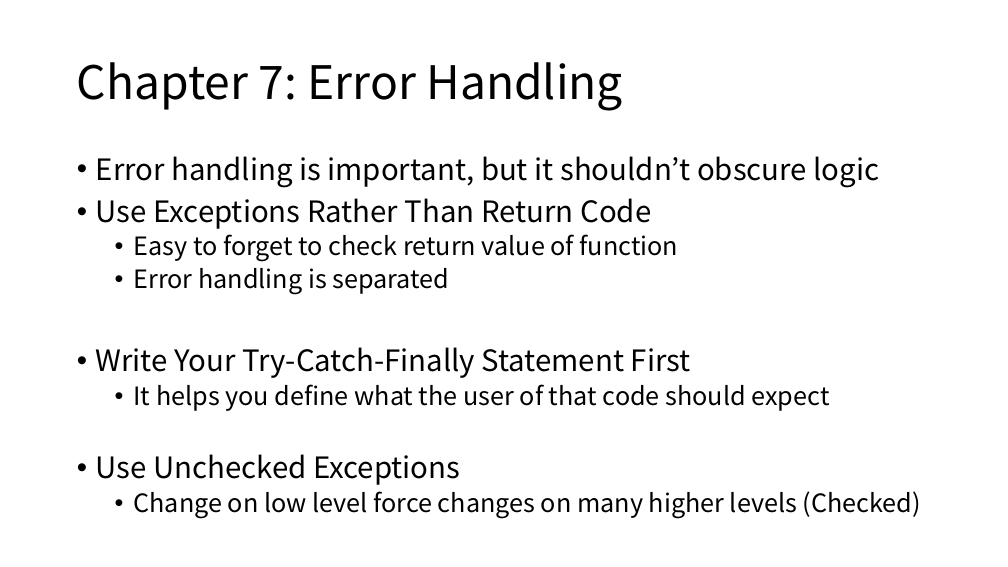
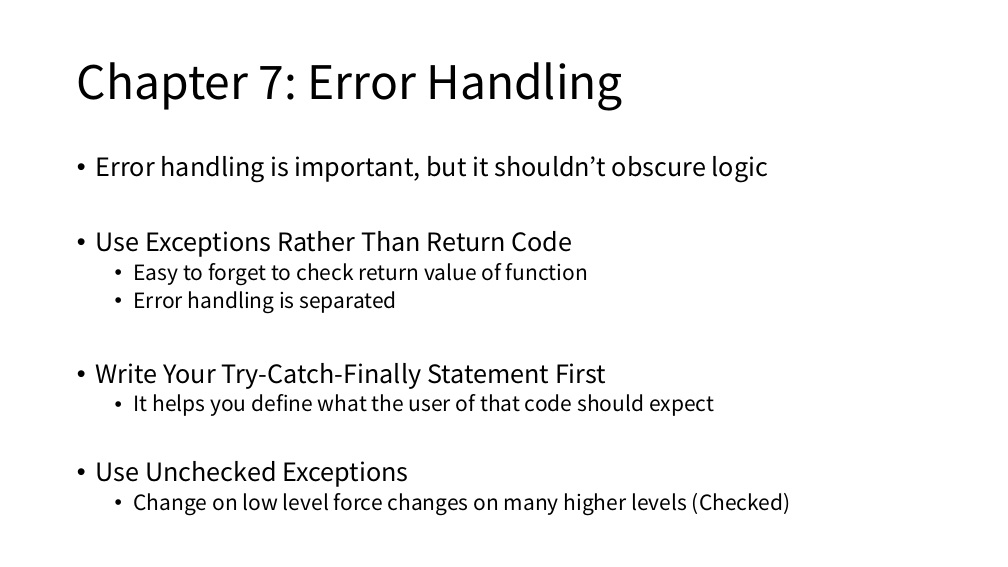
Before and after one commit to Eyebrowmoon/CS490, a slide deck: slide 10 of cleanCode1.pptx. Drawn at 1008x567 pixels with LibreOffice and Linux fonts; fonts in the diff are those of the drawing. Boxes give left, top, right and bottom in pixels: in the first picture for what was removed or moved away, otherwise in the second. Text is boxed around its words. In the diff, an @@ line names an element or a change of style, - is before the commit and + after.

Commit message:
Clean Code Chapter 7, 9, 10 Done

```diff
--- a/cleanCode1.pptx
+++ b/cleanCode1.pptx
@@ text "Error handling is important, but ..." at box(96, 156, 791, 515): size 28 to 24 pt in "Error handling is important, but it shouldn’t ...", "Use Exceptions Rather Than Return Code", "Write Your Try-Catch-Finally Statement First", "Use Unchecked Exceptions"; size 24 to 20 pt in "Easy to forget to check return value ...", "Error handling is separated", "It helps you define what the user ...", "Change on low level force changes on ..." @@
```
Also in this commit, not shown: 3 other slides changed, 4 slides added.
